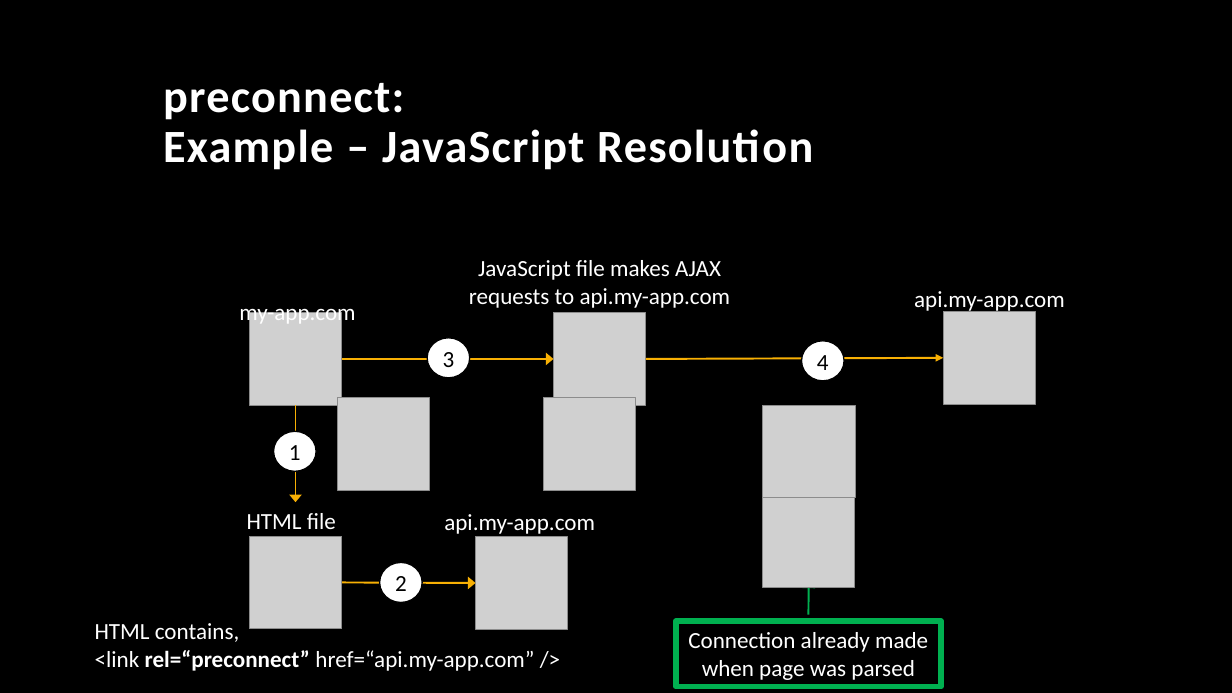
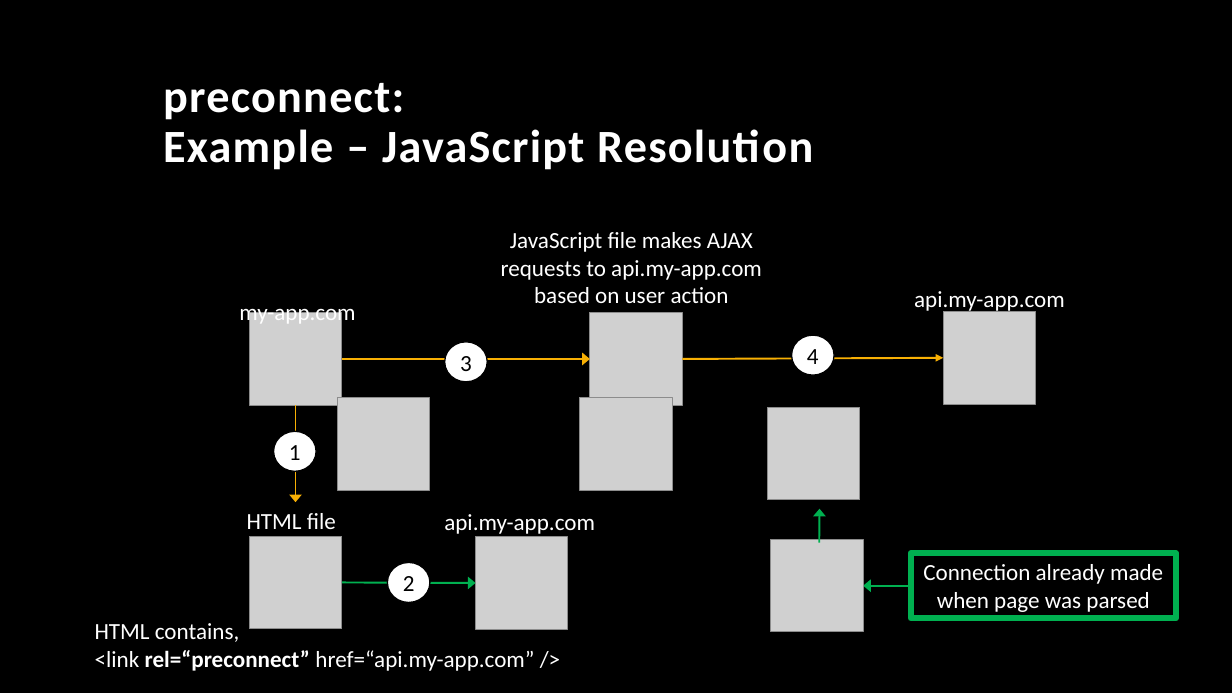
Before and after one commit to TonyMangino/html-resource-hints, a slide deck: slide 25 of Resource Hints.pptx (slide 27 before the commit). Drawn at 1232x693 pixels with LibreOffice and Linux fonts; fonts in the diff are those of the drawing; grey boxes stand for pictures; background and template pictures are left out. Boxes give left, top, right and bottom in pixels: in the first picture for what was removed or moved away, otherwise in the second. Text is boxed around its words. In the diff, an @@ line names an element or a change of style, - is before the commit and + after.

```diff
--- a/Resource Hints.pptx
+++ b/Resource Hints.pptx
@@ text at [501, 232, 762, 303]: text changed @@
-JavaScript file makes AJAX requests to api.my-app.com
+JavaScript file makes AJAX requests to api.my-app.com based on user action
@@ picture: place and size @@
-picture at [554, 312, 646, 405]
+picture at [590, 312, 682, 405]
@@ arrow moved from (342, 359) - (554, 359) to (342, 359) - (590, 359) @@
@@ ellipse "3": place and size @@
-ellipse "3" at [427, 338, 470, 378]
+ellipse "3" at [445, 342, 487, 382]
@@ arrow moved from (944, 358) - (646, 359) to (944, 358) - (682, 359) @@
@@ ellipse "4": place and size @@
-ellipse "4" at [801, 341, 844, 381]
+ellipse "4" at [791, 335, 834, 375]
@@ picture: place and size @@
-picture at [543, 397, 636, 490]
+picture at [579, 397, 672, 490]
@@ picture: place and size @@
-picture at [762, 405, 855, 497]
+picture at [767, 408, 860, 500]
@@ arrow added from (819, 543) to (820, 509), #00B050 1.5 pt @@
@@ ellipse "2": place and size @@
-ellipse "2" at [380, 563, 422, 603]
+ellipse "2" at [387, 563, 430, 603]
@@ picture: place and size @@
-picture at [762, 495, 855, 588]
+picture at [771, 540, 863, 632]
@@ rectangle "Connection already made when page ...": place and size @@
-rectangle "Connection already made when page ..." at [676, 621, 941, 687]
+rectangle "Connection already made when page ..." at [910, 554, 1176, 619]
@@ arrow (342, 582) - (476, 583): stroke #F8B004 1.5 pt to #00B050 1.5 pt @@
@@ arrow moved from (809, 615) - (809, 580) to (910, 586) - (863, 586) @@
```
Also in this commit, not shown: 53 other slides changed, 5 slides added, 11 slides removed.
